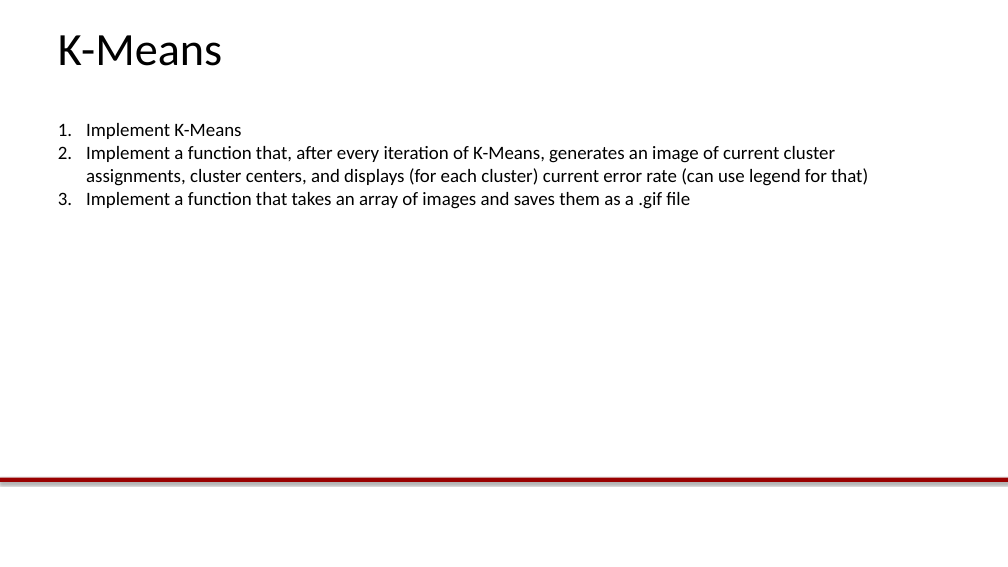
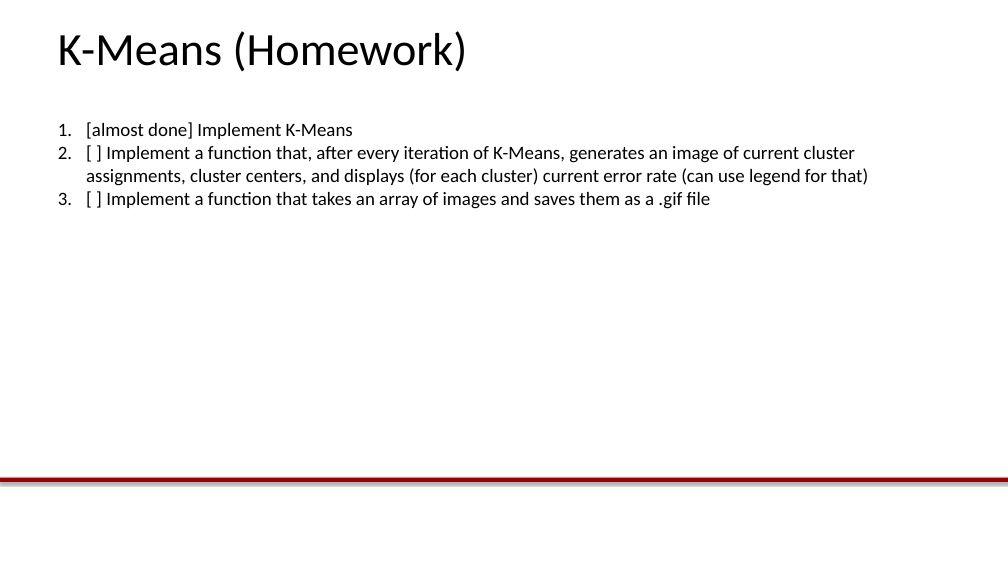
Before and after one commit to dnfeldman/soongsil, a slide deck: slide 9 of Lab1.pptx. Drawn at 1008x567 pixels with LibreOffice and Linux fonts; fonts in the diff are those of the drawing; background and template pictures are left out. Boxes give left, top, right and bottom in pixels: in the first picture for what was removed or moved away, otherwise in the second. Text is boxed around its words. In the diff, an @@ line names an element or a change of style, - is before the commit and + after.

```diff
--- a/Lab1.pptx
+++ b/Lab1.pptx
@@ title at (58,31,468,72): text changed @@
-K-Means
+K-Means (Homework)
@@ text at (86,122,868,209): text changed @@
-1. Implement K-Means
-2. Implement a function that, after every iteration of K-Means, generates an image of current cluster assignments, cluster centers, and displays (for each cluster) current error rate (can use legend for that)
-3. Implement a function that takes an array of images and saves them as a .gif file
+1. [almost done] Implement K-Means
+2. [ ] Implement a function that, after every iteration of K-Means, generates an image of current cluster assignments, cluster centers, and displays (for each cluster) current error rate (can use legend for that)
+3. [ ] Implement a function that takes an array of images and saves them as a .gif file
```
Also in this commit, not shown: 2 other slides changed, 1 slide removed, 2 other files.
